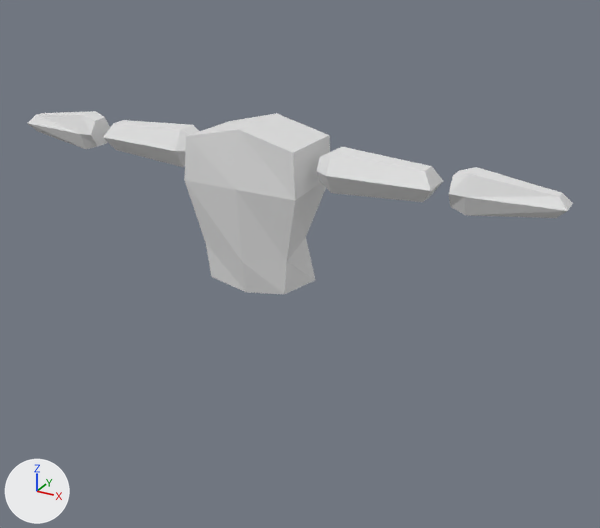
What one commit did to the Blender file Human.blend.
Before and after are seen from a 50 mm lens placed at (1.222, -1.977, 1.826), pointed at (0.104, 0.057, 0.81). Lighting does not change. The marker at lower left points along +X, +Y and +Z.

In view in the first picture: 'Forearm', 'Torso', 'Upper_arm'.
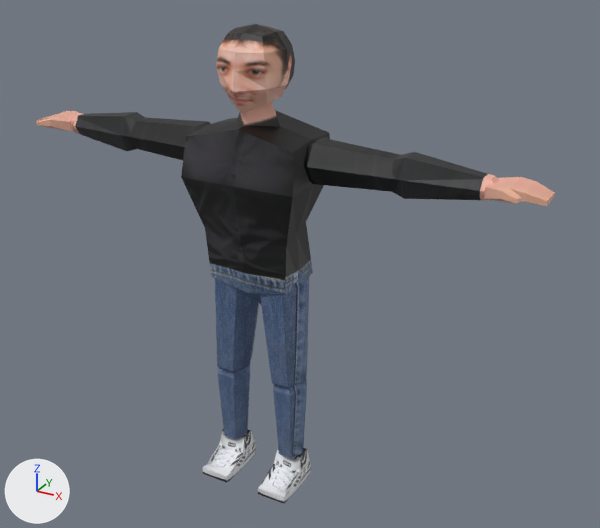
Location of each change, [x1, y1, x2, y2] in pixels of the pictures (600 x 528 px):
'Torso', reshaped, rescaled (7% taller)
    before: [184, 113, 330, 294]
    after: [181, 111, 330, 304]
'Forearm', recoloured, rescaled (21% narrower, 18% shorter)
    before: [28, 111, 573, 218]
    after: [71, 112, 499, 200]
'Upper_arm', recoloured, rescaled (white to black)
    before: [103, 120, 443, 202]
    after: [126, 117, 400, 192]
'Upper_leg', added (blue)
    after: [215, 272, 309, 389]
'Head', added (beige)
    after: [216, 24, 295, 114]
'Calf', added (blue)
    after: [217, 365, 307, 459]
'Foot', added
    after: [202, 429, 311, 504]
'Hand', added (beige)
    after: [36, 111, 554, 206]
'Neck', added (brown)
    after: [237, 101, 280, 126]

The change, as a list of edits to the scene's bpy script:
```text
Change me_cube_002:
    used by ob_torso; location = (0.0, 0.0, 1.017); scale = (0.2, 0.125, 0.266)
    remove me_cube_002.from_pydata(...)  # 28 vertices, 22 faces, 4 loose edges; spans x -0.92..0.92, y -1.0..1.0, z -1.0..0.88
    add me_cube_002.from_pydata(...)  # 38 vertices, 32 faces, 4 loose edges; spans x -0.18..0.18, y -0.14..0.12, z -0.35..0.25
    me_cube_002 part 1: the whole mesh is rebuilt
    add me_cube_002.materials.append(mat_material_008)  # picture img_human_mat_png
Change me_cylinder:
    where me_cylinder.from_pydata(...)  # 18 vertices, 15 faces; spans x -27.18..-24.57, y -1.51..1.51, z 1.58..4.12
    used by ob_upper_arm; location = (0.0, 0.0, 0.0); rotation_euler = (0.0, 1.571, 0.0), in degrees (0, 90, 0); scale = (0.0443, 0.0425, 0.131)
    me_cylinder part 2: the whole mesh is scaled about its middle by (0.0443, 0.0425, 0.131), then moved by (24.71, 0.0, -2.53)
    add me_cylinder.materials.append(mat_material_009)  # picture img_human_mat_png
Change me_cylinder_001:
    where me_cylinder_001.from_pydata(...)  # 18 vertices, 15 faces; spans x -27.12..-24.62, y -1.19..1.19, z 4.48..6.7
    used by ob_forearm; location = (0.0, 0.0, 0.0); rotation_euler = (0.0, 1.571, 0.0), in degrees (0, 90, 0); scale = (0.0443, 0.0425, 0.131)
    me_cylinder_001 part 3: the whole mesh is scaled about its middle by (0.0443, 0.0425, 0.131), then moved by (24.71, 0.0, -5.02)
    add me_cylinder_001.materials.append(mat_material_005)  # picture img_human_mat_png
Change ob_torso:
    ob_torso.scale: (0.2, 0.125, 0.266) -> (1.0, 1.0, 1.0)
Change ob_upper_arm:
    ob_upper_arm.scale: (0.0443, 0.0425, 0.131) -> (1.0, 1.0, 1.0)
Change ob_forearm:
    ob_forearm.scale: (0.0443, 0.0425, 0.131) -> (1.0, 1.0, 1.0)
Add ob_head:
    ob_head = bpy.data.objects.new('Head', me_cube_005)  # 42 vertices, 40 faces; spans x -0.099..0.099, y -0.125..0.094, z -0.148..0.08; in mat_material_006 (picture img_human_mat_png)
    ob_head.location = (0.0, 0.0, 1.437)
Add ob_neck:
    ob_neck = bpy.data.objects.new('Neck', me_cube_001)  # 8 vertices, 6 faces; spans x -0.0562..0.0562, y -0.0562..0.0562, z -0.0763..0.0062; in mat_material_007 (picture img_human_mat_png)
    ob_neck.location = (0.0, 0.0, 1.312)
    ob_neck.rotation_euler = (0.0, 0.0, 0.785)  # degrees (0, 0, 45)
Add ob_foot:
    ob_foot = bpy.data.objects.new('Foot', me_cube_004)  # 20 vertices, 18 faces; spans x 0.059..0.157, y -0.144..0.037, z 0.066..0.172; in mat_material_002 (picture img_human_mat_png); modifiers MIRROR
    ob_foot.location = (0.0, 0.0, 0.0)
Add ob_calf:
    ob_calf = bpy.data.objects.new('Calf', me_cylinder_003)  # 24 vertices, 20 faces; spans x -0.459..-0.156, y -0.065..0.044, z 0.045..0.165; in mat_material_003 (picture img_human_mat_png); modifiers MIRROR
    ob_calf.location = (0.0, 0.0, 0.0)
    ob_calf.rotation_euler = (0.0, 1.571, 0.0)  # degrees (0, 90, 0)
Add ob_upper_leg:
    ob_upper_leg = bpy.data.objects.new('Upper_leg', me_cylinder_002)  # 24 vertices, 20 faces; spans x -0.823..-0.425, y -0.08..0.088, z 0.002..0.162; in mat_material_010 (picture img_human_mat_png); modifiers MIRROR
    ob_upper_leg.location = (0.0, 0.0, 0.0)
    ob_upper_leg.rotation_euler = (0.0, 1.571, 0.0)  # degrees (0, 90, 0)
Add ob_hand:
    ob_hand = bpy.data.objects.new('Hand', me_cube_003)  # 25 vertices, 20 faces, 1 loose edge; spans x 0.679..0.831, y -0.093..0.053, z 1.146..1.185; in mat_material_004 (picture img_human_mat_png); modifiers MIRROR
    ob_hand.location = (0.0, 0.0, 0.0)
```
